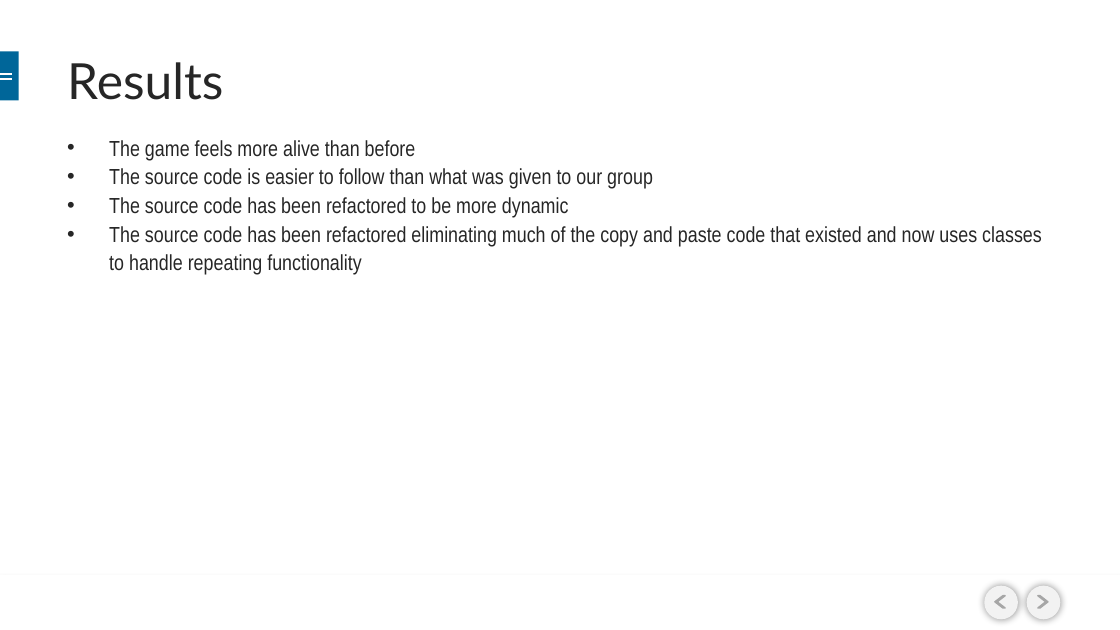
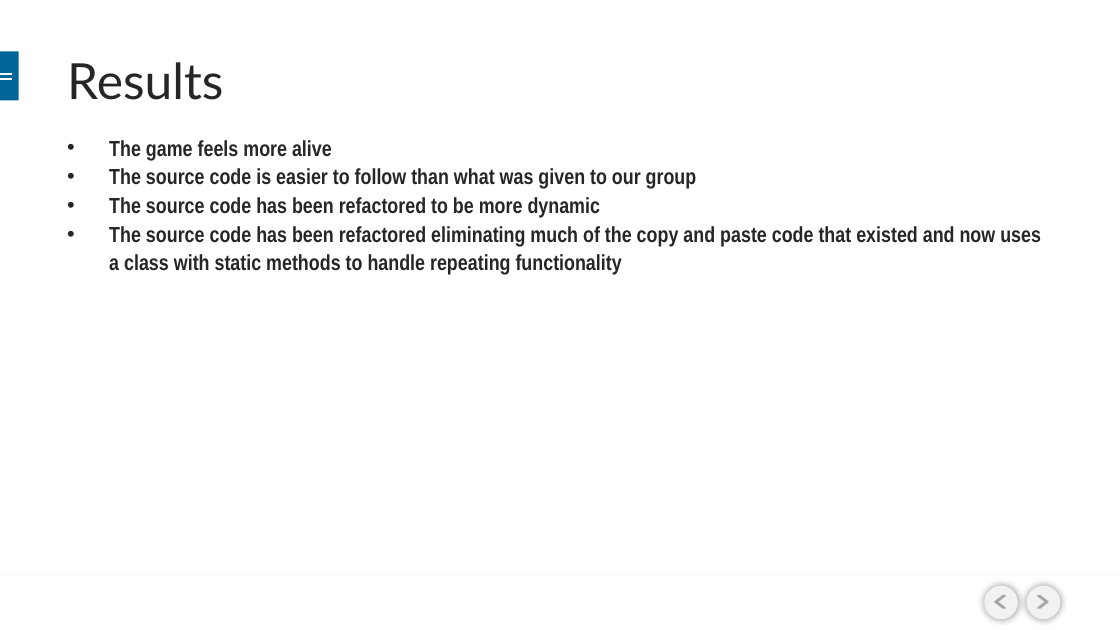
Before and after one commit to BioRubeBotProject/2015-Fall, a slide deck: slide 10 of Documents/BIORUBEBOT- CS452.pptx (slide 8 before the commit). Drawn at 1120x630 pixels with LibreOffice and Linux fonts; fonts in the diff are those of the drawing; background and template pictures are left out. Boxes give left, top, right and bottom in pixels: in the first picture for what was removed or moved away, otherwise in the second. Text is boxed around its words. In the diff, an @@ line names an element or a change of style, - is before the commit and + after.

```diff
--- a/Documents/BIORUBEBOT- CS452.pptx
+++ b/Documents/BIORUBEBOT- CS452.pptx
@@ text at <box>109,140,332,161</box>: text changed; bold on @@
-• The game feels more alive than before
+• The game feels more alive
@@ text at <box>109,168,697,218</box>: bold on in "The source code is easier to follow ...", "The source code has been refactored to ..." @@
@@ text at <box>109,226,1041,275</box>: text changed; bold on @@
-• The source code has been refactored eliminating much of the copy and paste code that existed and now uses classes to handle repeating functionality
+• The source code has been refactored eliminating much of the copy and paste code that existed and now uses a class with static methods to handle repeating functionality
```
Also in this commit, not shown: 8 other slides changed, 2 slides added, 5 other files.
